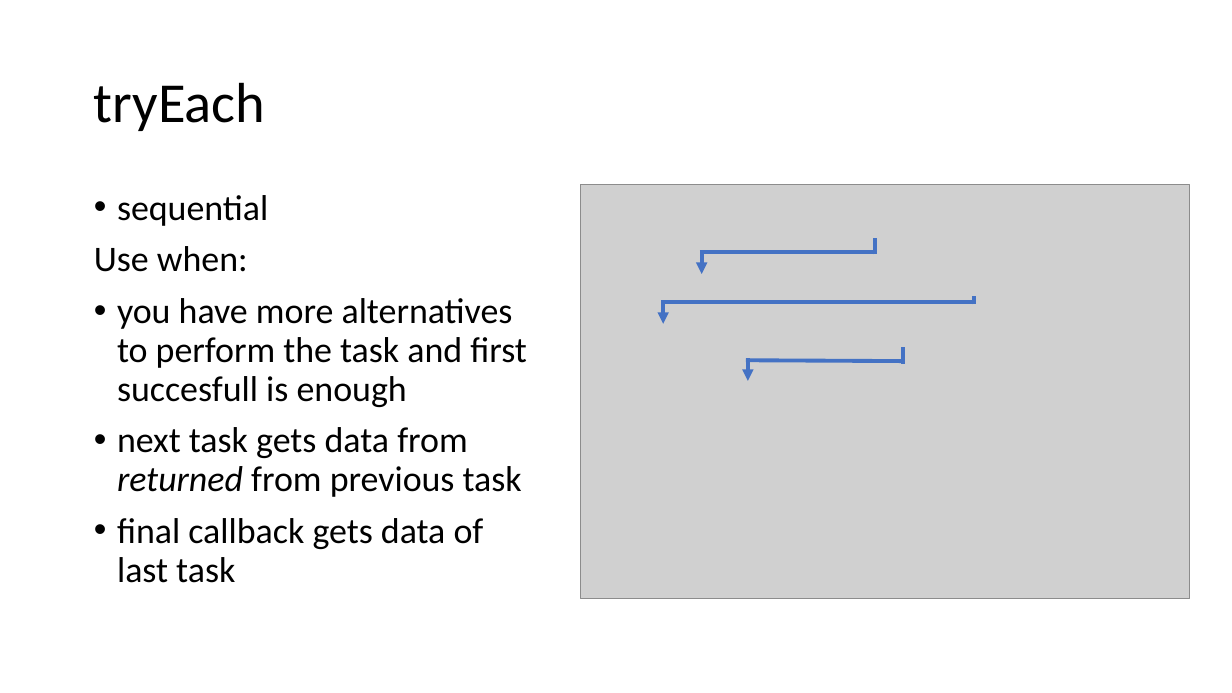
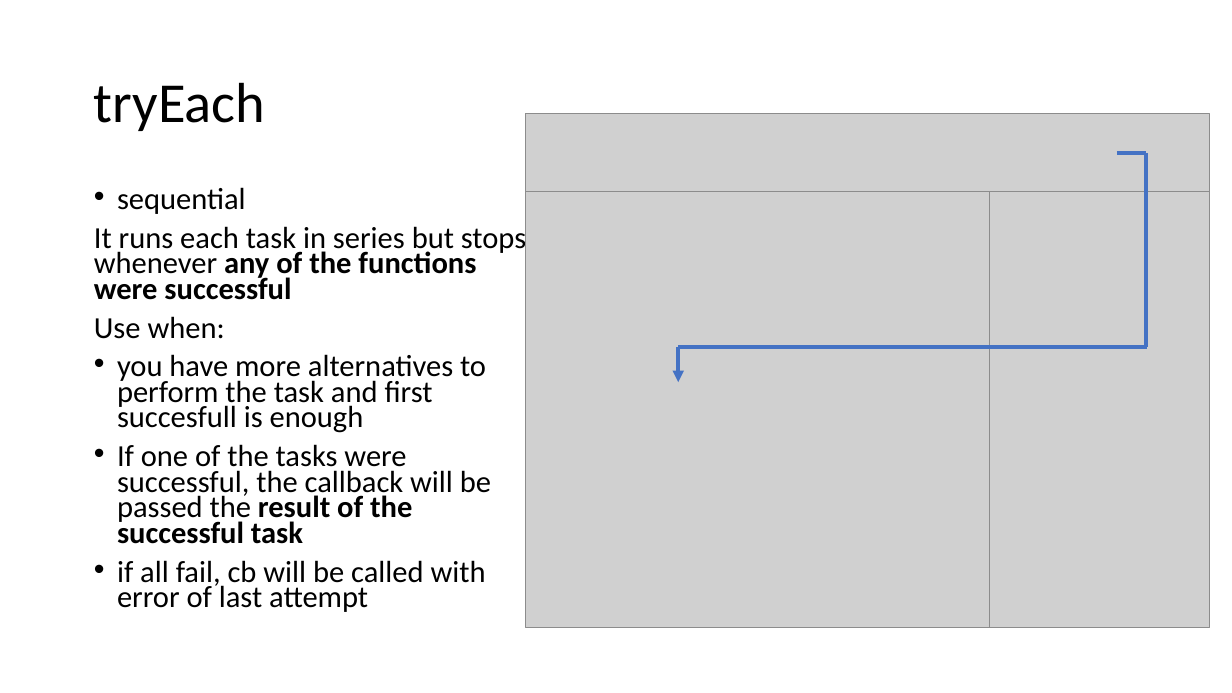
Before and after one commit to yimejky/wawjs, a slide deck: slide 16 of 09-prednaska/async.pptx. Drawn at 1232x693 pixels with LibreOffice and Linux fonts; fonts in the diff are those of the drawing; grey boxes stand for pictures. Boxes give left, top, right and bottom in pixels: in the first picture for what was removed or moved away, otherwise in the second. Text is boxed around its words. In the diff, an @@ line names an element or a change of style, - is before the commit and + after.

```diff
--- a/09-prednaska/async.pptx
+++ b/09-prednaska/async.pptx
@@ picture added at <box>526,114,1209,195</box> @@
@@ line added from (1117, 152) to (1146, 152), #4472C4 3 pt @@
@@ line added from (1146, 348) to (1146, 152), #4472C4 3 pt @@
@@ text at <box>94,187,486,433</box>: size 28 to 23.8 pt in "sequential", "Use when:", "you have more alternatives to perform the ..."; line spacing 0.9 to 0.7 @@
@@ picture: place and size @@
-picture at <box>580,185,1189,599</box>
+picture at <box>526,192,1003,628</box>
@@ picture added at <box>990,192,1209,628</box> @@
@@ text at <box>94,222,526,300</box>: paragraph added @@
+It runs each task in series but stops whenever any of the functions were successful
@@ line removed from (875, 254) to (875, 238) @@
@@ line removed from (700, 252) to (875, 252) @@
@@ arrow removed from (701, 251) to (701, 274) @@
@@ line removed from (974, 305) to (974, 296) @@
@@ arrow removed from (664, 301) to (664, 323) @@
@@ arrow moved from (748, 359) - (748, 381) to (678, 348) - (678, 383) @@
@@ line moved from (662, 302) - (974, 302) to (678, 348) - (1148, 348) @@
@@ line removed from (903, 363) to (903, 348) @@
@@ line removed from (746, 360) to (902, 361) @@
@@ text at <box>117,444,491,612</box>: text changed; size 28 to 23.8 pt @@
-• next task gets data from returned from previous task
-• final callback gets data of last task
+• If one of the tasks were successful, the callback will be passed the result of the successful task
+• if all fail, cb will be called with error of last attempt
```
Also in this commit, not shown: 7 other slides changed, 1 slide added, 5 other files.
